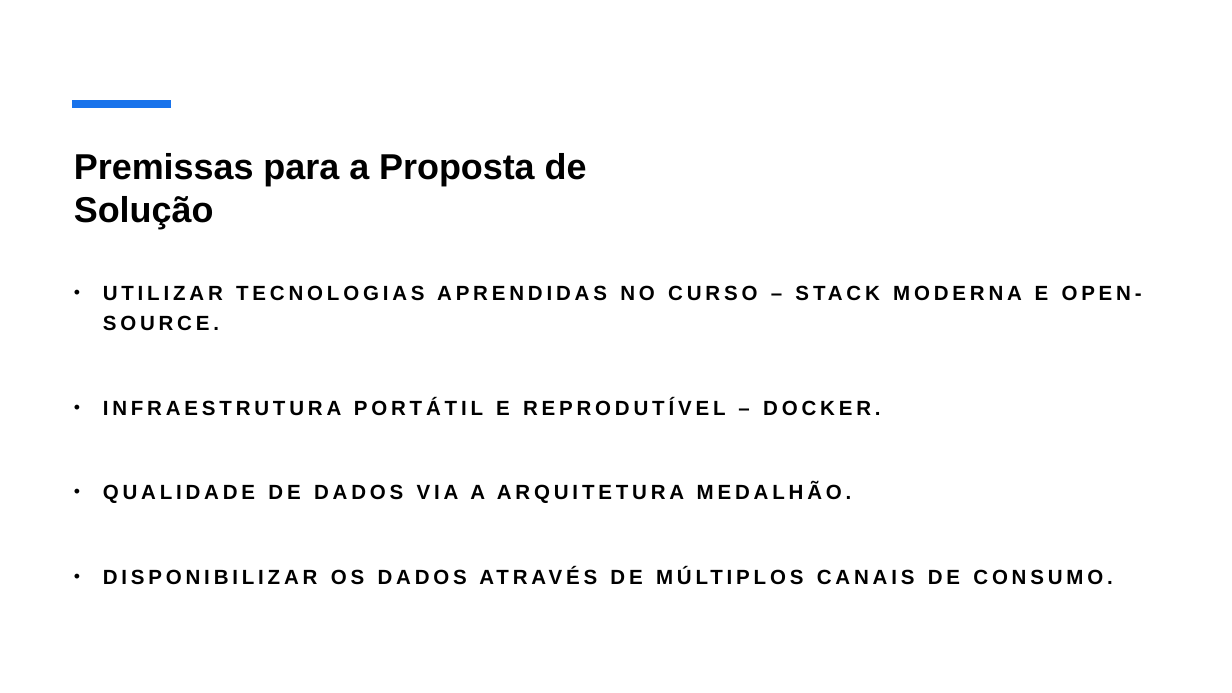
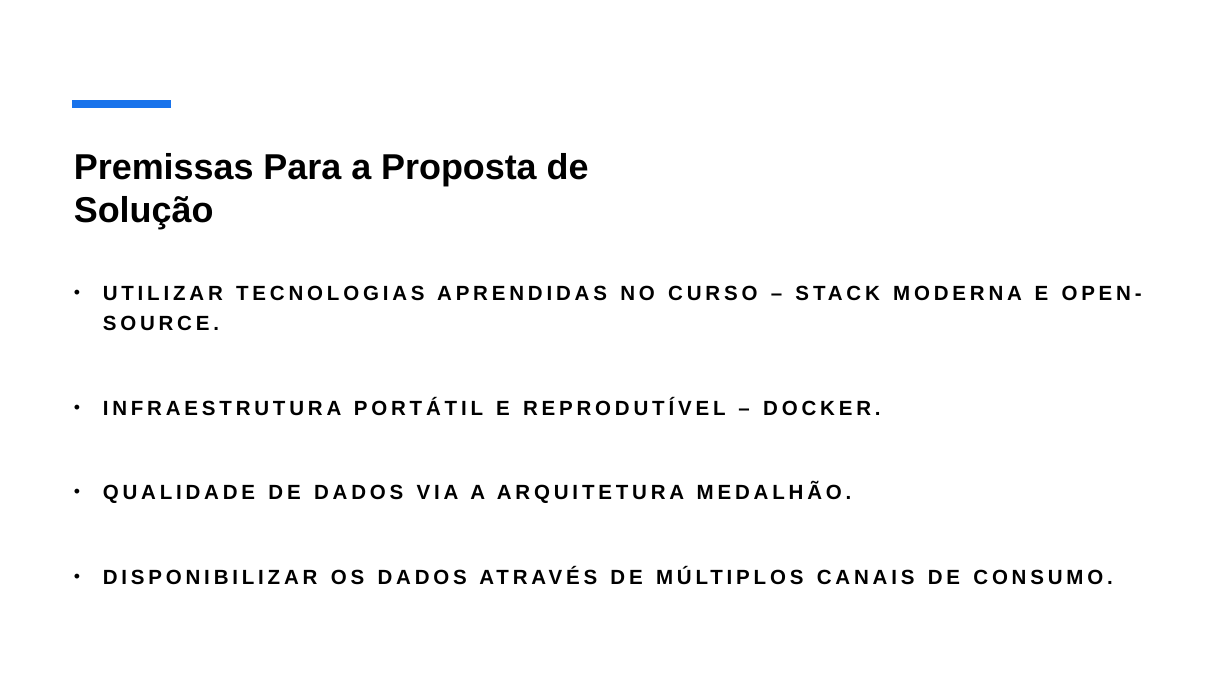
Before and after one commit to guilhermepepa/FIA-Projeto-Final, a slide deck: slide 3 of documentacoes/Apresentação_Projeto_Final.pptx. Drawn at 1232x693 pixels with LibreOffice and Linux fonts; fonts in the diff are those of the drawing. Boxes give left, top, right and bottom in pixels: in the first picture for what was removed or moved away, otherwise in the second. Text is boxed around its words. In the diff, an @@ line names an element or a change of style, - is before the commit and + after.

```diff
--- a/documentacoes/Apresentação_Projeto_Final.pptx
+++ b/documentacoes/Apresentação_Projeto_Final.pptx
@@ title at [74, 153, 589, 229]: text changed @@
-Premissas para a Proposta de Solução
+Premissas Para a Proposta de Solução
```
Also in this commit, not shown: 5 other slides changed.
